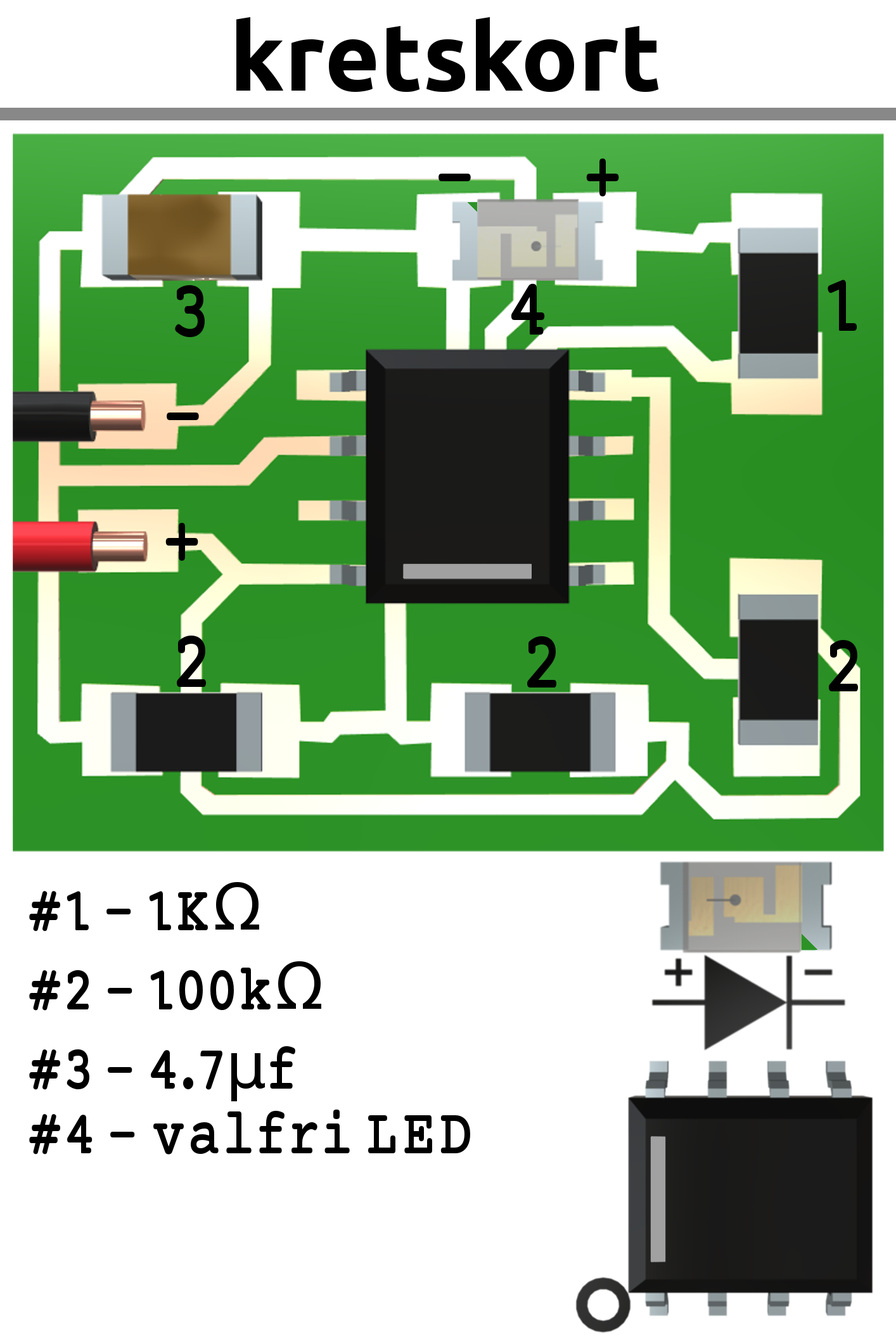
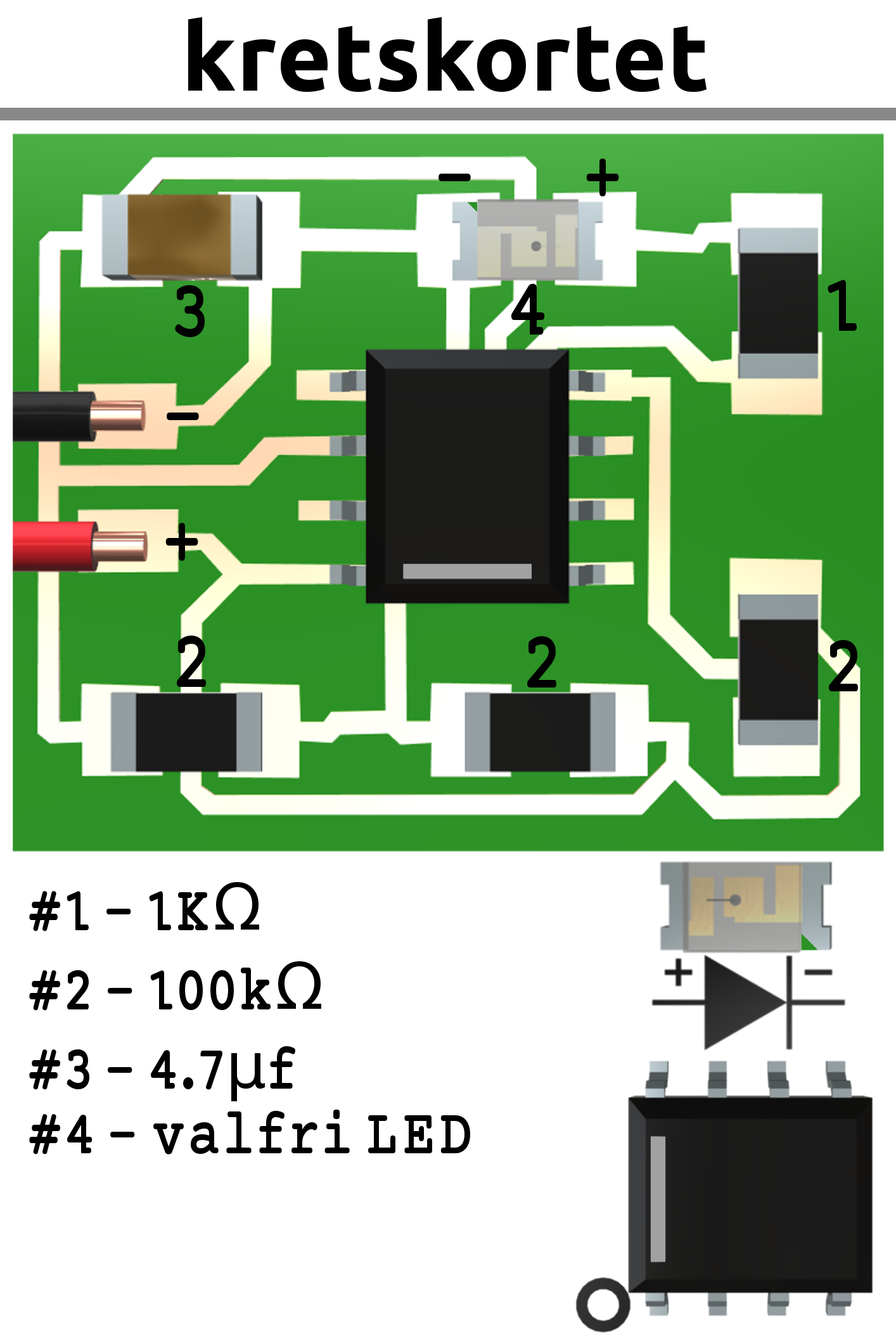
Layer changes from the first 896×1344 image to the second:
renamed "kretskort" to "kretskortet", painted on it over [188, 17, 707, 92]
